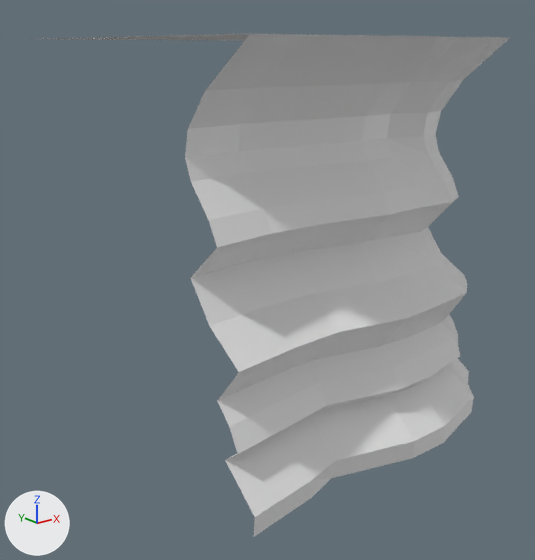
Two versions of the FBX model Assets/Models/TileSets/Tileset 2/corner.fbx, one commit apart.
Camera for both pictures: a 50 mm camera at (-1.304, -1.552, 0.477) aimed at (-0.066, -0.004, -0.142). Lighting does not change. The marker at lower left points along +X, +Y and +Z. Where no turn or scale is listed for an object, it has been applied to the vertices.

The scene before the commit, as lines of its bpy script (objects in view):
```python
me_tilesmesa_1163 = bpy.data.meshes.new('tilesmesa.1163')
me_tilesmesa_1163.from_pydata(...)  # 225 vertices, 256 faces; spans x -0.5..0.504, y -0.504..0.5, z -0.5..0.5
me_tilesmesa_1163.materials.append(mat_default_obj)  # white #e7e7e7
ob_corner = bpy.data.objects.new('corner', me_tilesmesa_1163)
ob_corner.location = (0.0, 0.0, 0.0)
```
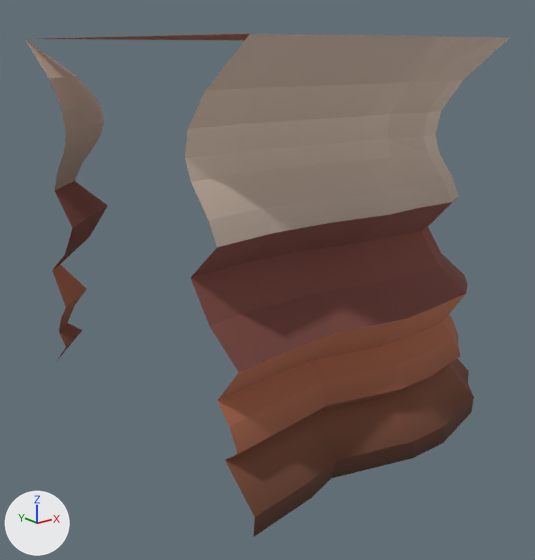
Diff of the bpy script that builds the scene:
```diff
--- a/Assets/Models/TileSets/Tileset 2/corner.fbx.py
+++ b/Assets/Models/TileSets/Tileset 2/corner.fbx.py
@@ img_palette_1_day_night_png @@
+img_palette_1_day_night_png = load_image('palette_1_day-night.png', '../../../Textures/palette_1_day-night.png', 128, 128, 'sRGB')
@@ mat_scene @@
+mat_scene = principled_material('Scene')
+mat_scene.texture = img_palette_1_day_night_png
+mat_scene.roughness = 1.0
@@ me_tilesmesa_1163 @@
 # used by ob_corner; location = (0.0, 0.0, 0.0)
-me_tilesmesa_1163.from_pydata(...)  # 225 vertices, 256 faces; spans x -0.5..0.504, y -0.504..0.5, z -0.5..0.5
+me_tilesmesa_1163.from_pydata(...)  # 262 vertices, 283 faces; spans x -0.5..0.504, y -0.504..0.5, z -0.5..0.5
+# me_tilesmesa_1163 part 1: a new loose piece of 37 vertices spanning x -0.5..-0.283, y 0.283..0.5, z -0.45..0.5, in mat_scene (picture img_palette_1_day_night_png)
+# me_tilesmesa_1163 part 2: 256 faces spanning x -0.5..0.504, y -0.504..0.5, z -0.5..0.5 switch from mat_default_obj (white #e7e7e7) to mat_scene (picture img_palette_1_day_night_png)
```

What differs and where, as boxes [x1, y1, x2, y2] in the pictures (535 x 560 px):
'corner', reshaped: before [42, 34, 509, 536]; after [25, 34, 509, 536]
part 1 of me_tilesmesa_1163, added (brown): after [25, 39, 108, 362]
part 2 of me_tilesmesa_1163, recoloured (grey to brown): [42, 34, 509, 536] in both
